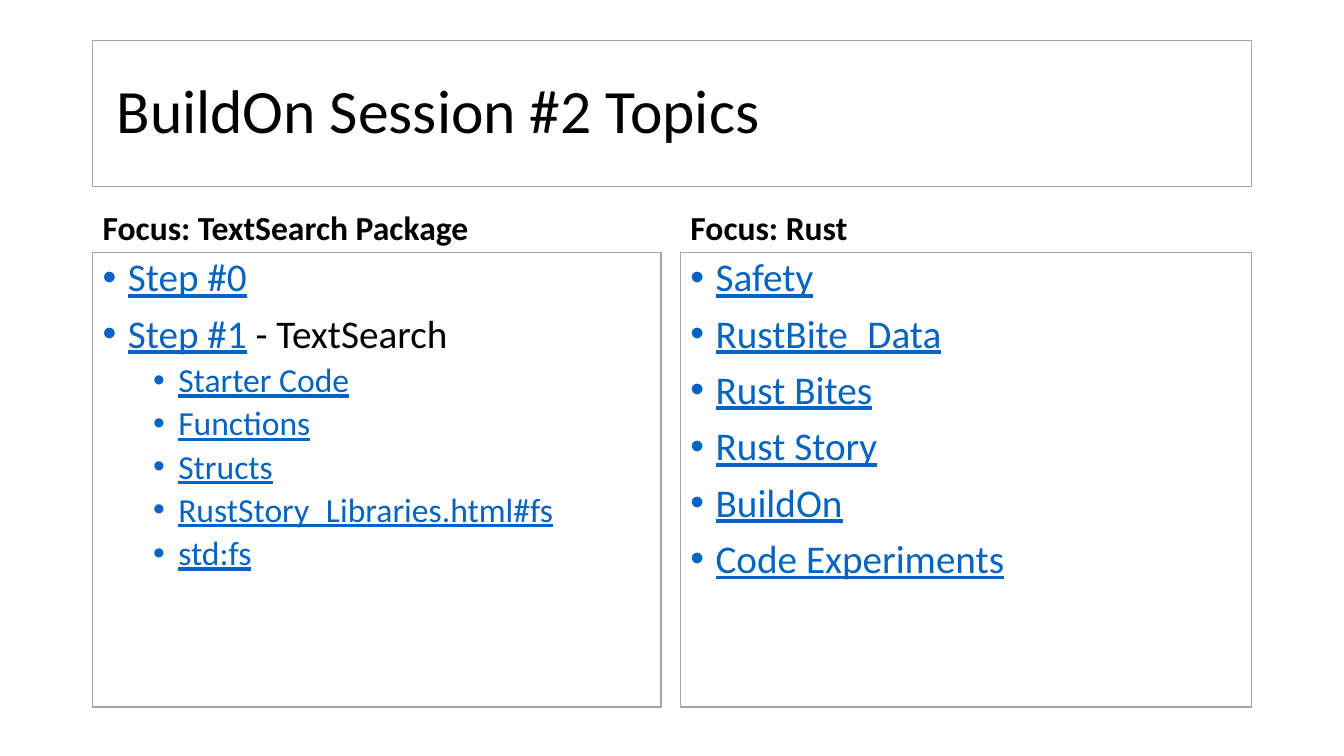
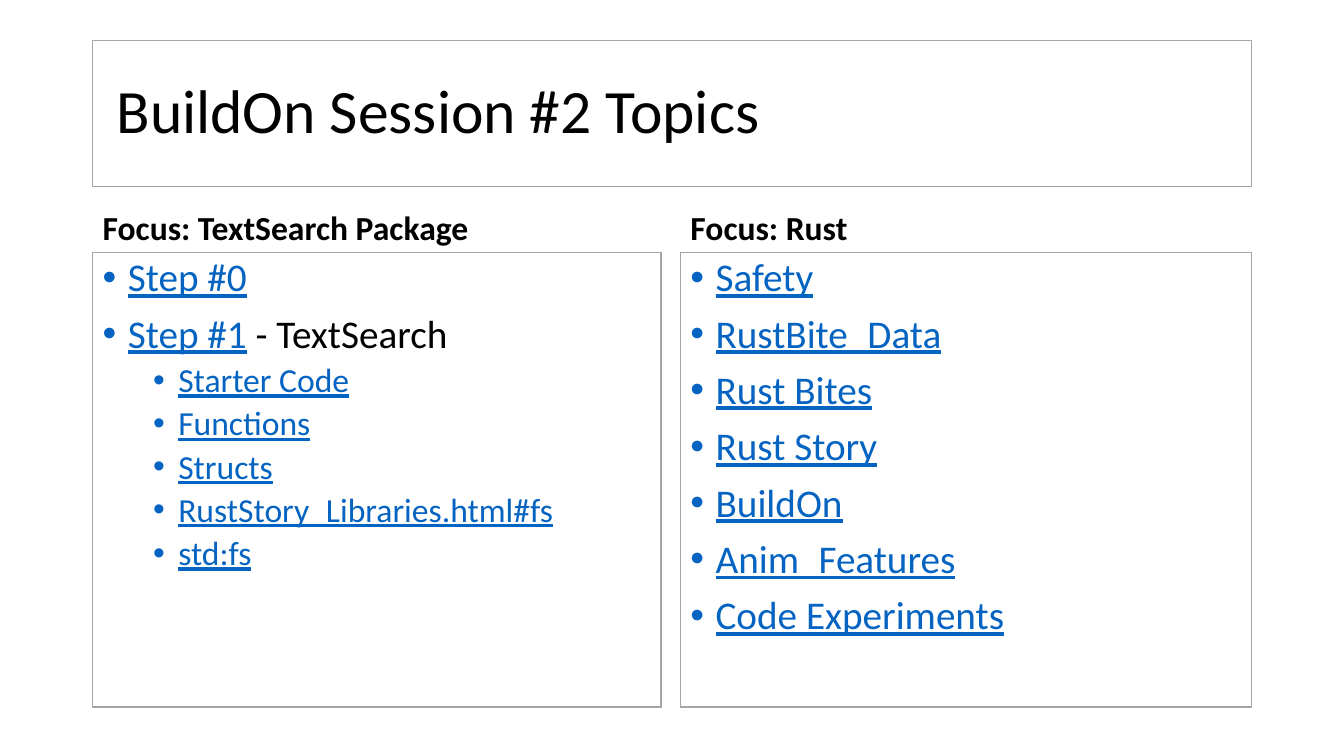
Before and after one commit to JimFawcett/JimFawcett.github.io, a slide deck: slide 6 of Resources/Build-On-2.pptx. Drawn at 1344x756 pixels with LibreOffice and Linux fonts; fonts in the diff are those of the drawing. Boxes give left, top, right and bottom in pixels: in the first picture for what was removed or moved away, otherwise in the second. Text is boxed around its words. In the diff, an @@ line names an element or a change of style, - is before the commit and + after.

```diff
--- a/Resources/Build-On-2.pptx
+++ b/Resources/Build-On-2.pptx
@@ text at [716, 546, 956, 579]: paragraph added @@
+• Anim_Features
```
Also in this commit, not shown: 3 other files.
